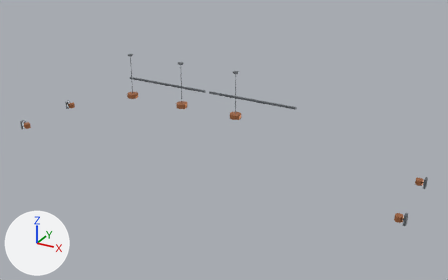
What one commit did to the glTF model assets/models/bar_lighting.glb.
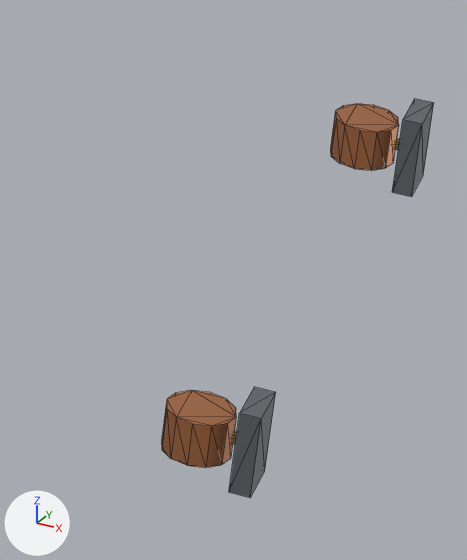
The first picture shows the older version from a 50 mm lens placed at (10.86, -19.69, 11.87), pointed at (0.12, -0.16, 2.1). The close-ups show the older and then the newer version on the part from 84% to 96% of the width and 59% to 84% of the height of that picture. Only the edits that show in the close-ups are written down. Lighting does not change. The marker at lower left points along +X, +Y and +Z. The close-ups show mesh edges as thin lines. Where no turn or scale is listed for an object, it has been applied to the vertices.

Names of what the first close-up shows: 'east_sconce_1_backplate', 'east_sconce_1_shade', 'east_sconce_2_backplate', 'east_sconce_2_shade' and 2 more.
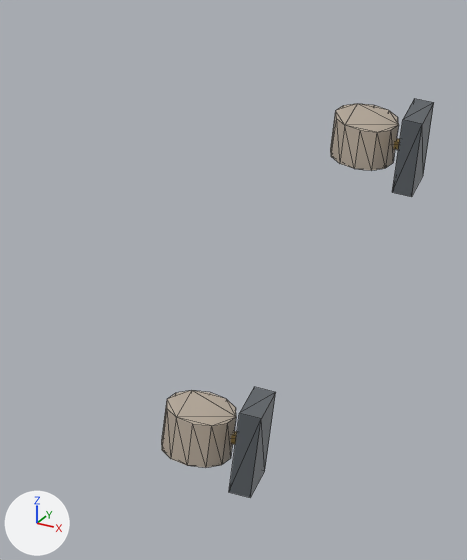
What differs and where, as boxes [x1, y1, x2, y2] in the close-ups (467 x 560 px):
'east_sconce_2_shade', recoloured
    both: [161, 390, 236, 468]
'east_sconce_1_shade', recoloured
    both: [330, 103, 399, 170]

The change in detail:
Material 'frosted_translucent_shade' (mat_frosted_translucent_shade) is new.
Its base color is (0.78, 0.67, 0.55) (pale yellow #e5d6c4).
Its roughness is 0.65.
Its transmission weight is 0.45.
me_east_sconce_1_shade_mesh has 24 vertices, 44 faces and spans x -0.13..0.13, y -0.13..0.13, z -0.09..0.09.
me_east_sconce_1_shade_mesh no longer uses material mat_copper (orange #c58157).
me_east_sconce_1_shade_mesh gains material mat_frosted_translucent_shade (pale yellow #e5d6c4).
me_east_sconce_2_shade_mesh has 24 vertices, 44 faces and spans x -0.13..0.13, y -0.13..0.13, z -0.09..0.09.
me_east_sconce_2_shade_mesh no longer uses material mat_copper (orange #c58157).
me_east_sconce_2_shade_mesh gains material mat_frosted_translucent_shade (pale yellow #e5d6c4).
